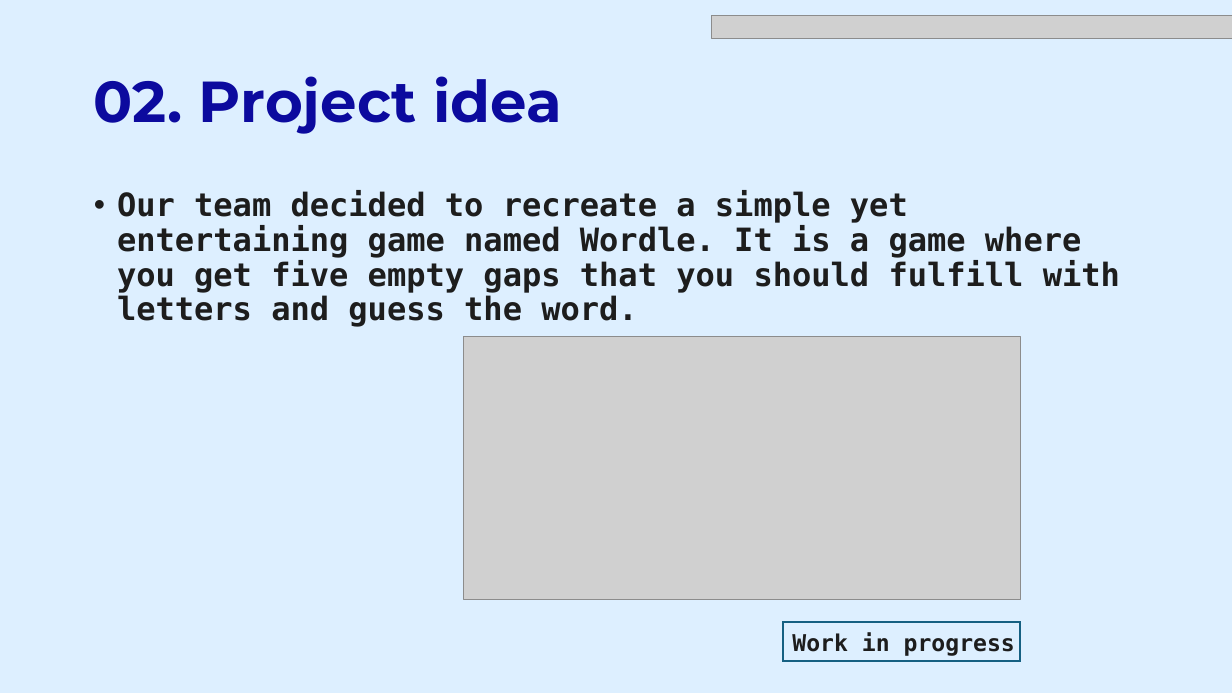
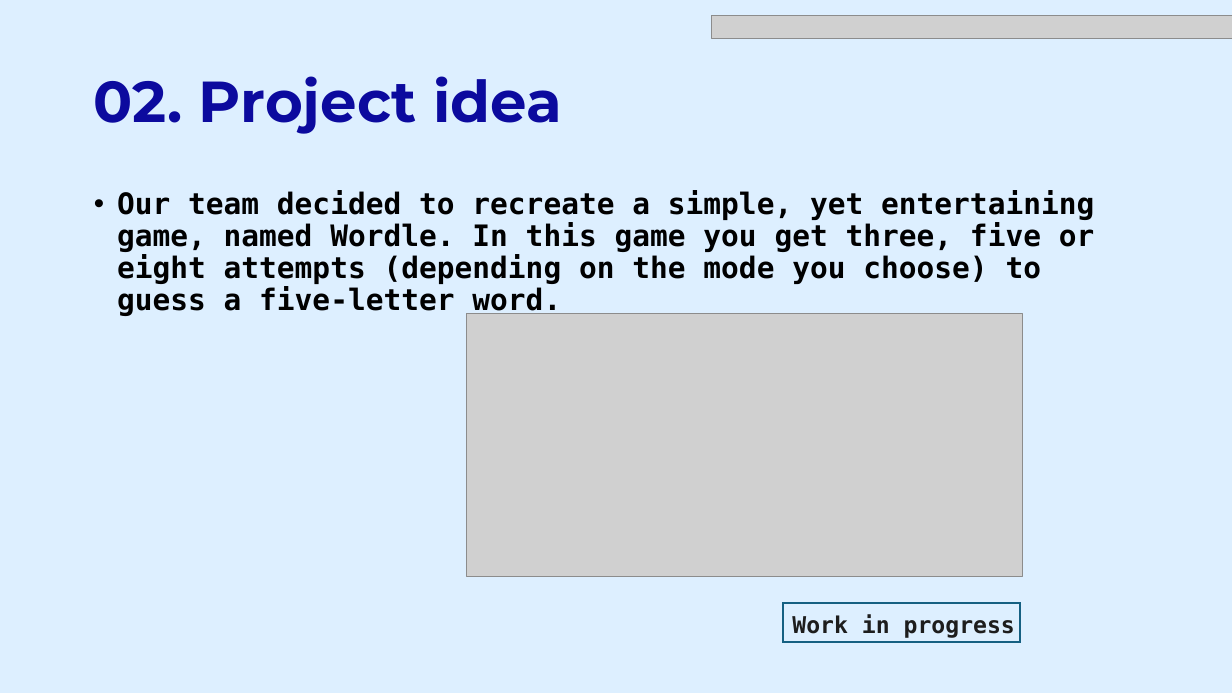
Before and after one commit to codingburgas/sprint-math-games-9th-grade-team-x, a slide deck: slide 6 of documentation/team-x.pptx. Drawn at 1232x693 pixels with LibreOffice and Linux fonts; fonts in the diff are those of the drawing; grey boxes stand for pictures. Boxes give left, top, right and bottom in pixels: in the first picture for what was removed or moved away, otherwise in the second. Text is boxed around its words. In the diff, an @@ line names an element or a change of style, - is before the commit and + after.

```diff
--- a/documentation/team-x.pptx
+++ b/documentation/team-x.pptx
@@ text at [117, 190, 1095, 316]: text changed; size 25 to 23 pt; text colour #1D1D1D to #000000 @@
-• Our team decided to recreate a simple yet entertaining game named Wordle. It is a game where you get five empty gaps that you should fulfill with letters and guess the word.
+• Our team decided to recreate a simple, yet entertaining game, named Wordle. In this game you get three, five or eight attempts (depending on the mode you choose) to guess a five-letter word.
@@ 1 text, 1 picture, 1 rectangle: place and size @@
-1 text, 1 picture, 1 rectangle at [464, 336, 1021, 662]
+1 text, 1 picture, 1 rectangle at [466, 314, 1022, 643]
```
Also in this commit, not shown: 18 other files.
